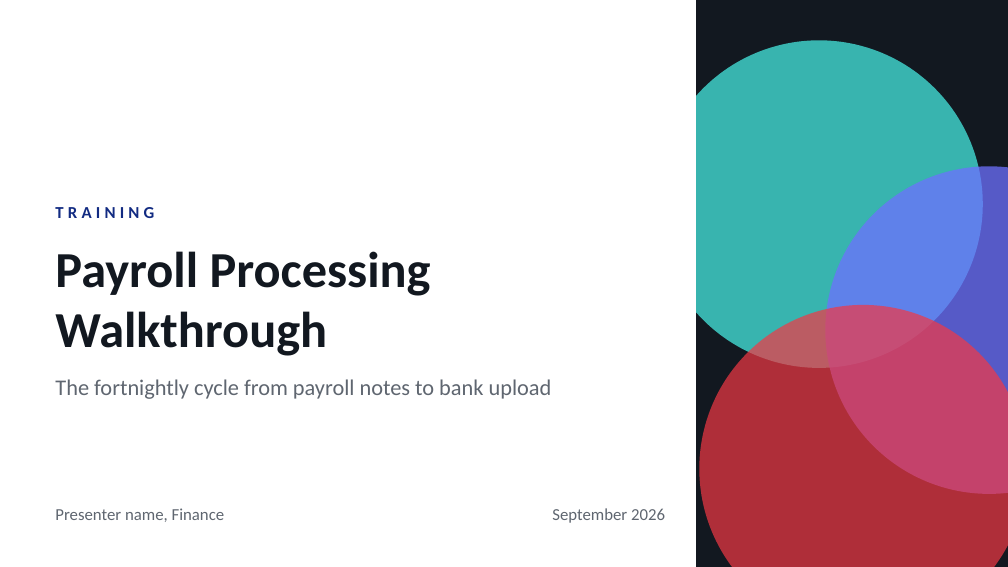
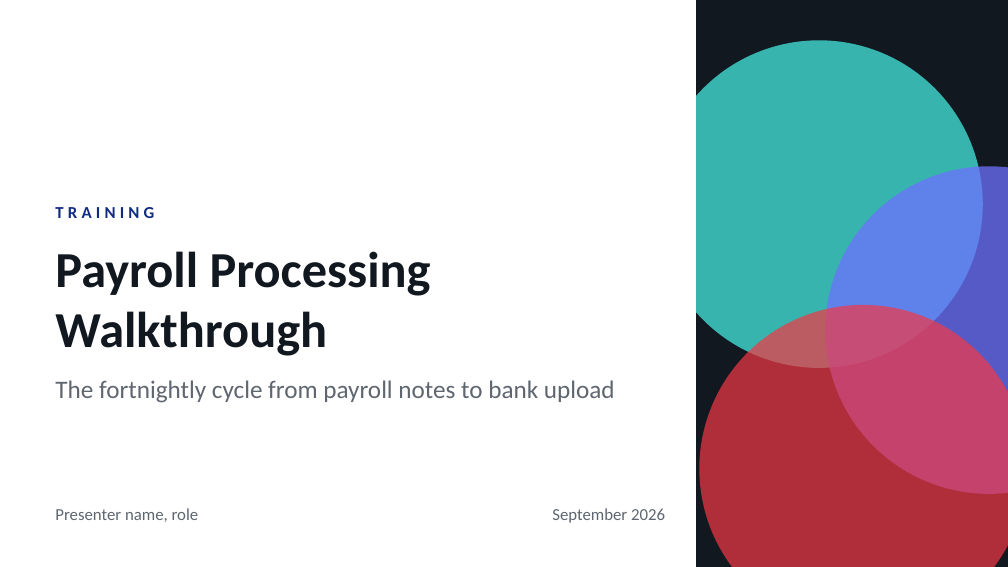
Before and after one commit to WesleyNelson-O33/Claude, a slide deck: slide 2 of presentation/CTS Presentation Template.pptx. Drawn at 1008x567 pixels with LibreOffice and Linux fonts; fonts in the diff are those of the drawing; background and template pictures are left out. Boxes give left, top, right and bottom in pixels: in the first picture for what was removed or moved away, otherwise in the second. Text is boxed around its words. In the diff, an @@ line names an element or a change of style, - is before the commit and + after.

```diff
--- a/presentation/CTS Presentation Template.pptx
+++ b/presentation/CTS Presentation Template.pptx
@@ text "The fortnightly cycle from payroll ..." at [55,380,615,403]: size 16 to 18 pt @@
@@ text at [55,508,199,522]: text changed @@
-Presenter name, Finance
+Presenter name, role
```
Also in this commit, not shown: 6 other slides changed, 13 slides added, 1 slide removed, 17 other files.
